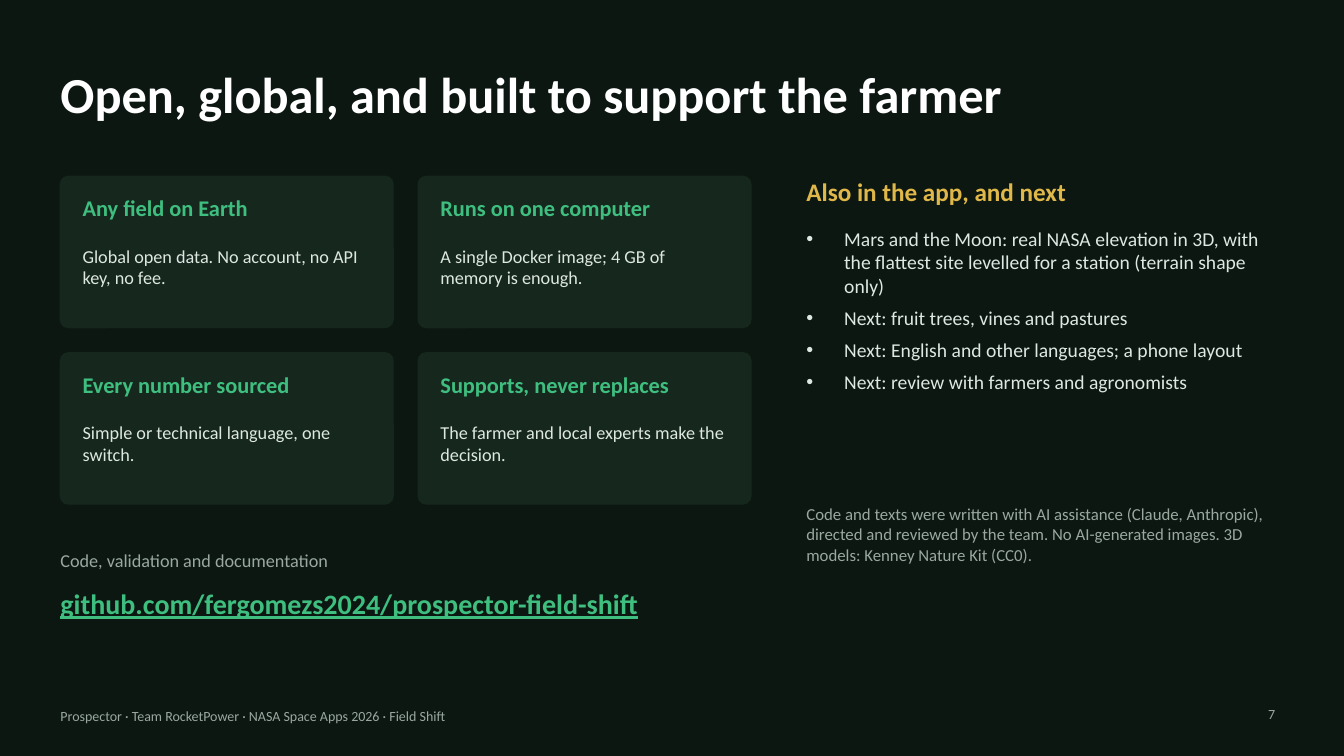
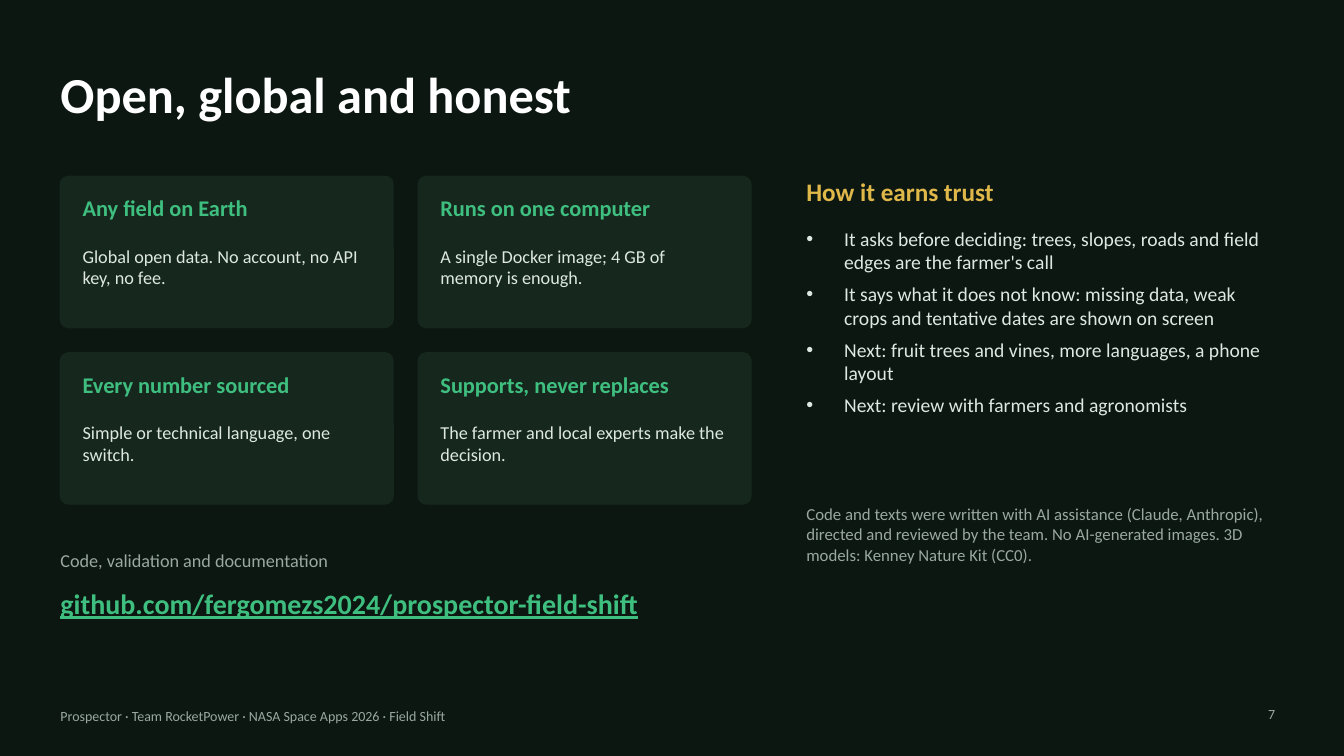
Before and after one commit to fergomezs2024/prospector-field-shift, a slide deck: slide 7 of docs/demo/Prospector_RocketPower_demo.pptx. Drawn at 1344x756 pixels with LibreOffice and Linux fonts; fonts in the diff are those of the drawing. Boxes give left, top, right and bottom in pixels: in the first picture for what was removed or moved away, otherwise in the second. Text is boxed around its words. In the diff, an @@ line names an element or a change of style, - is before the commit and + after.

```diff
--- a/docs/demo/Prospector_RocketPower_demo.pptx
+++ b/docs/demo/Prospector_RocketPower_demo.pptx
@@ title at box(60, 77, 570, 122): text changed @@
-Open, global, and built to support the farmer
+Open, global and honest
@@ text at box(806, 183, 994, 201): text changed @@
-Also in the app, and next
+How it earns trust
@@ text at box(844, 232, 1260, 383): text changed @@
-• Mars and the Moon: real NASA elevation in 3D, with the flattest site levelled for a station (terrain shape only)
-• Next: fruit trees, vines and pastures
-• Next: English and other languages; a phone layout
+• It asks before deciding: trees, slopes, roads and field edges are the farmer's call
+• It says what it does not know: missing data, weak crops and tentative dates are shown on screen
+• Next: fruit trees and vines, more languages, a phone layout
```
Also in this commit, not shown: 4 other slides changed, 1 slide added, 1 slide removed, 12 other files.
